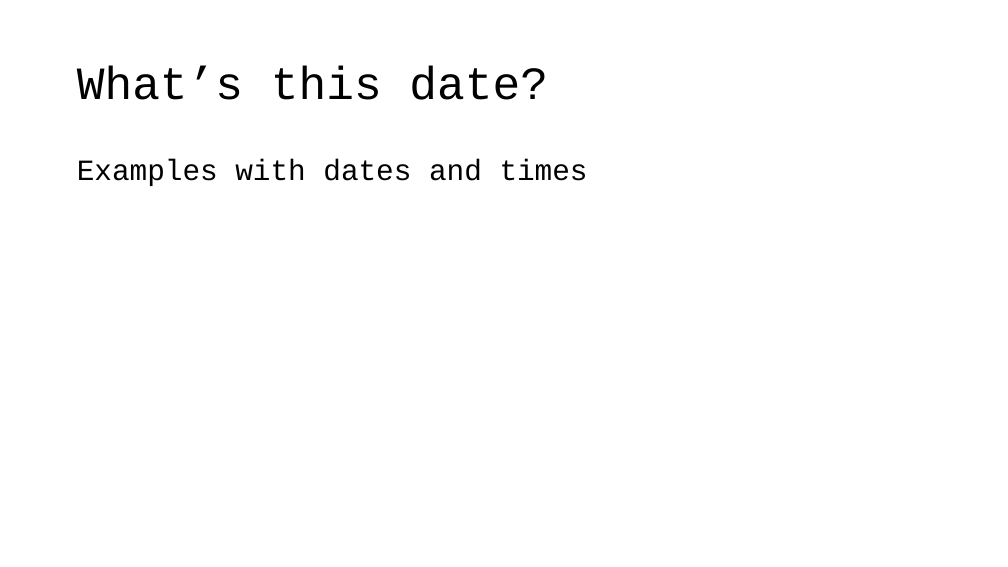
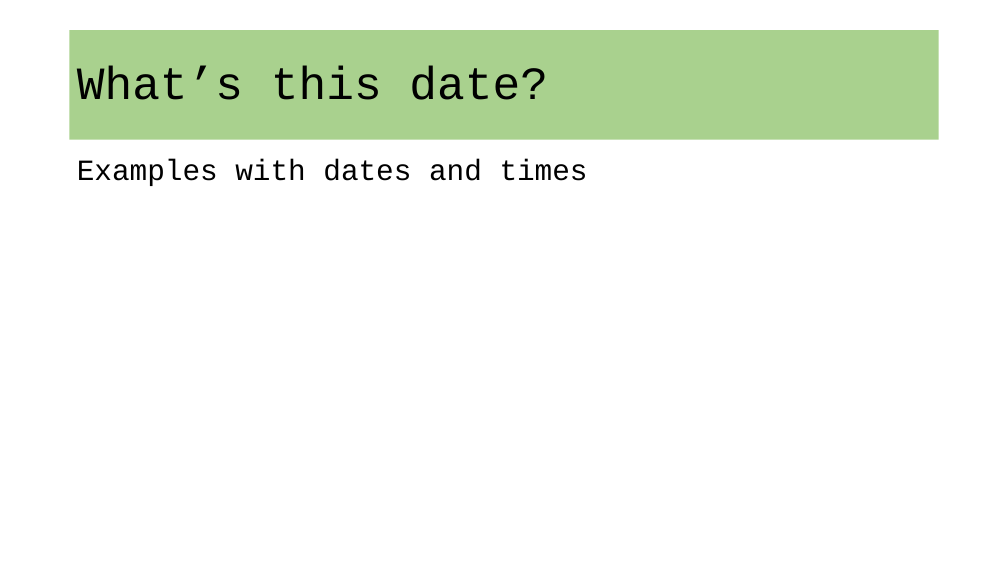
Before and after one commit to VadimAcosta/timestamps_and_intervals, a slide deck: slide 33 of times_and_dates.pptx. Drawn at 1008x567 pixels with LibreOffice and Linux fonts; fonts in the diff are those of the drawing. Boxes give left, top, right and bottom in pixels: in the first picture for what was removed or moved away, otherwise in the second. Text is boxed around its words. In the diff, an @@ line names an element or a change of style, - is before the commit and + after.

```diff
--- a/times_and_dates.pptx
+++ b/times_and_dates.pptx
@@ title "What’s this date?" resized from (x1=77, y1=67, x2=548, y2=100) to (x1=70, y1=30, x2=939, y2=140) @@
@@ title "What’s this date?" at (x1=70, y1=30, x2=939, y2=140): fill none to #A9D18E @@
```
Also in this commit, not shown: 8 other slides changed, 2 slides added, 4 slides removed, 1 other file.
